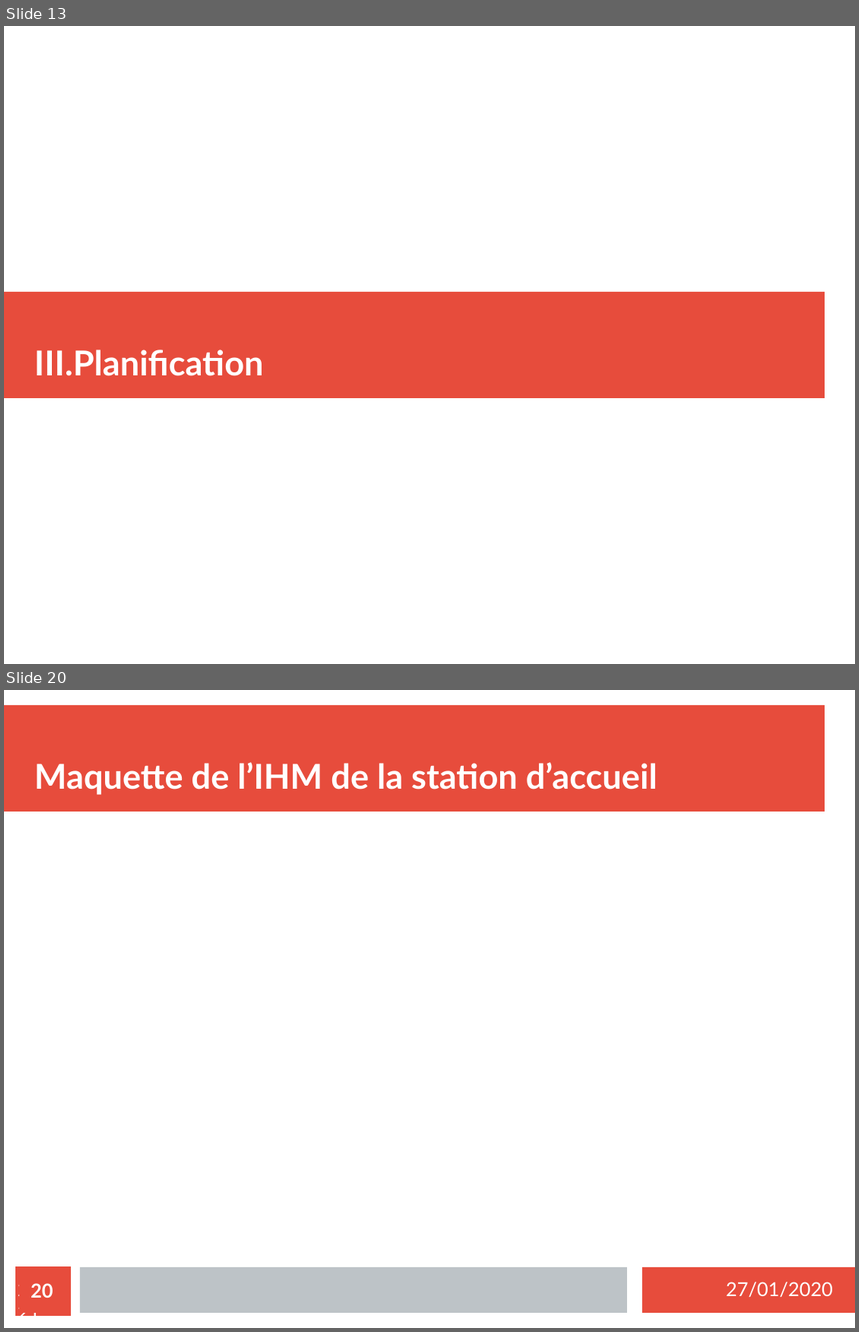
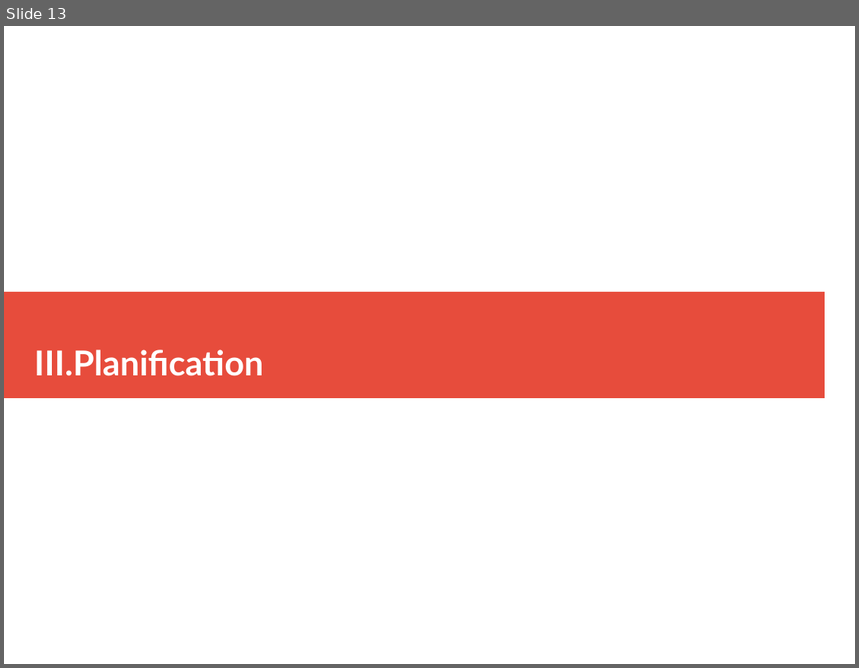
Before and after one commit to MezeretteBrice/Projet_Ronde, a slide deck: SOUTENANCE/Revue1/Revue1_HUREAU.odp. Shown one above the other, each under a label of ours: slides 13 and 20 before the commit, slide 13 after it; the slides between them are not shown. The pictures are 859x1332 and 859x668 pixels, drawn with LibreOffice and Linux fonts; fonts in the diff are those of the drawing. Boxes give left, top, right and bottom in pixels: in the first picture for what was removed or moved away, otherwise in the second. Text is boxed around its words. In the diff, an @@ line names an element or a change of style, - is before the commit and + after.

```diff
--- a/SOUTENANCE/Revue1/Revue1_HUREAU.odp
+++ b/SOUTENANCE/Revue1/Revue1_HUREAU.odp
@@ slide 20 removed at (4, 690, 855, 1328), background #FFFFFF @@
@@ rectangle removed at (4, 705, 825, 812) @@
@@ title removed at (34, 762, 658, 795) @@
-Maquette de l’IHM de la station d’accueil
@@ rectangle removed at (16, 1268, 71, 1316) @@
@@ page number removed at (19, 1268, 65, 1313) @@
-20
@@ rectangle removed at (80, 1268, 627, 1313) @@
@@ rectangle removed at (643, 1268, 855, 1313) @@
@@ text removed at (726, 1282, 833, 1297) @@
-27/01/2020
@@ page number removed at (18, 1284, 53, 1323) @@
-20 / 21
@@ text removed at (36, 1284, 67, 1298) @@
-/21
```
Also in this commit, not shown: 13 slides changed, 2 other slides removed, 1 other file.
